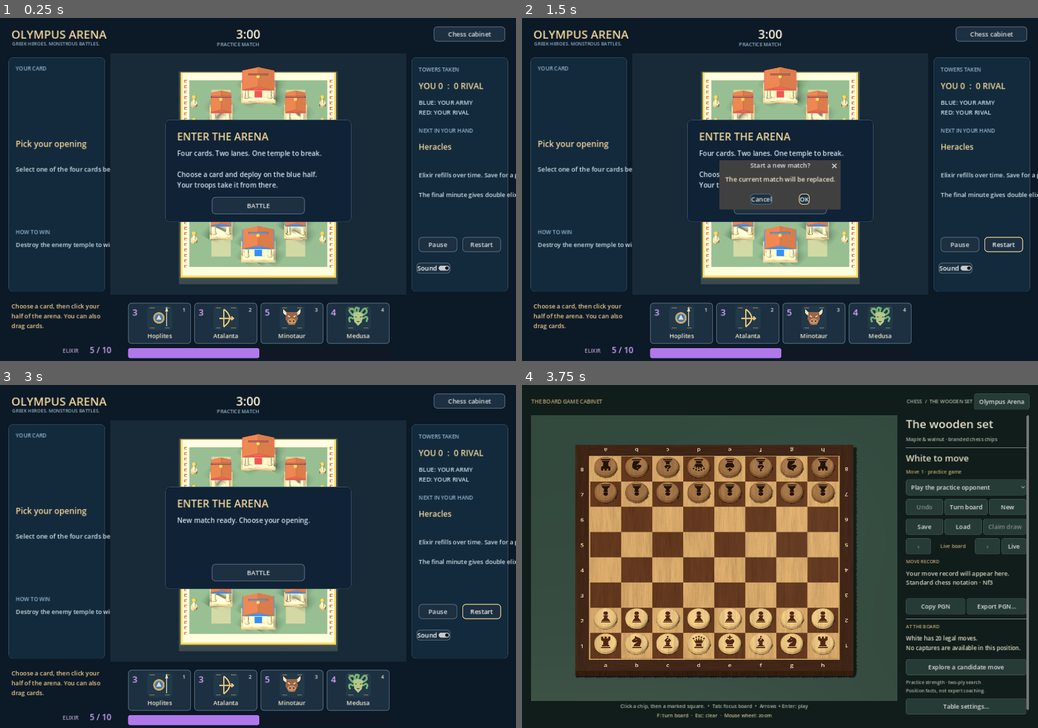
Above: before the commit, frames 1-4 (two rows, left to right).
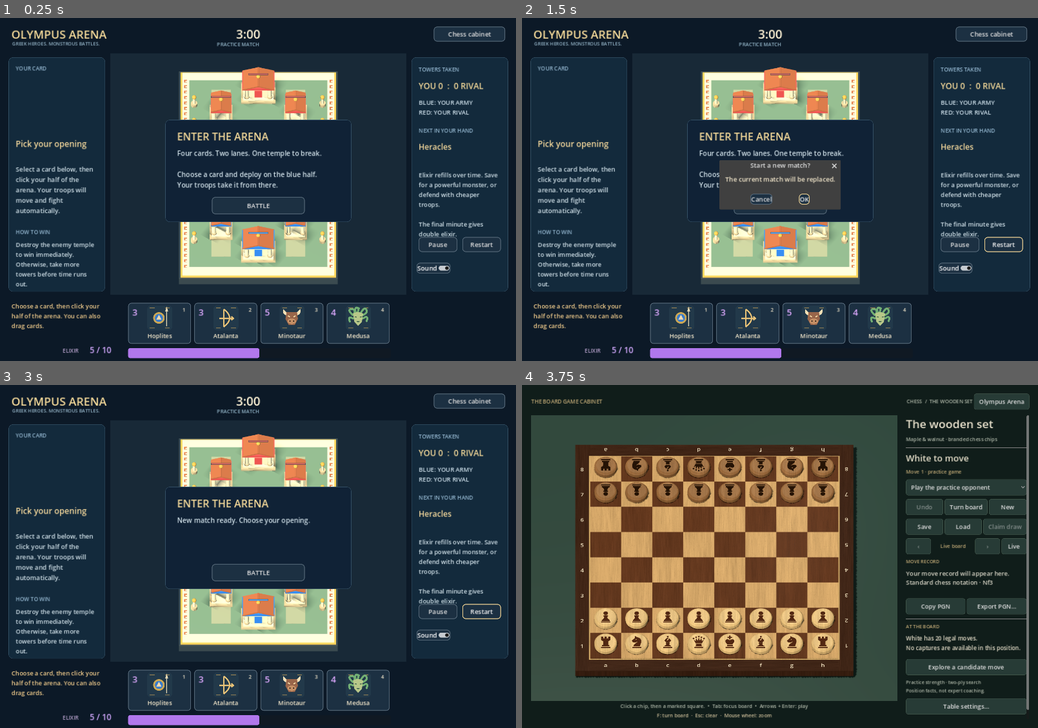
Above: after the commit, the same moments.

Repository: dancockrell/board-game-cabinet
Game: Godot game, scene res://app/olympus_arena.tscn
The game is run twice, just before and just after one commit, with the same random seed, the same clock (stepped at 60 frames per second) and the same inputs.
Inputs:
- Up to frame 1 (0.25 s): no input
- Up to frame 2 (1.5 s): click "Restart" at 0.5 s; click "Restart" at 1.25 s
- Up to frame 3 (3 s): click "Restart" at 2 s; click "OK" at 2.75 s
- Up to frame 4 (3.75 s): click "Chess cabinet" at 3.5 s

The runs differ from the first frame. In frame 1, 1.4% of the frame differs, in the area x 3-100%, y 43-79%; in frame 2, 1.4%; in frame 3, 1.4%; in frame 4, nothing differs.

Commit message:
fix: wrap arena instructions and run combat and presentation checks

Diff:
--- a/app/olympus_arena.gd
+++ b/app/olympus_arena.gd
@@ -80,13 +80,9 @@
 	selection_label=_label("Pick your opening",Vector2(42,336),23,Color("f3d79b"))
 	selection_label.size=Vector2(230,64)
 	selection_label.autowrap_mode=TextServer.AUTOWRAP_WORD_SMART
-	description_label=_label("Select one of the four cards below the arena. Deploy troops on your side; they will cross a bridge and fight automatically.",Vector2(42,410),18,Color("d0e0e8"))
-	description_label.autowrap_mode=TextServer.AUTOWRAP_WORD_SMART
-	description_label.size=Vector2(226,158)
+	description_label=_paragraph("Select one of the four cards below the arena. Deploy troops on your side; they will cross a bridge and fight automatically.",Vector2(42,410),Vector2(226,158),18)
 	_label("HOW TO WIN",Vector2(42,588),15,Color("94b7d0"))
-	var win_help:=_label("Destroy the enemy temple to win immediately. Otherwise, take more towers before time runs out.",Vector2(42,622),17,Color("d0e0e8"))
-	win_help.autowrap_mode=TextServer.AUTOWRAP_WORD_SMART
-	win_help.size=Vector2(226,112)
+	_paragraph("Destroy the enemy temple to win immediately. Otherwise, take more towers before time runs out.",Vector2(42,622),Vector2(226,112),17)
 	surface=SubViewportContainer.new()
 	surface.position=Vector2(306,99)
 	surface.size=Vector2(828,675)
@@ -110,9 +106,7 @@
 	next_label=_label("",Vector2(1168,345),22,Color("f3d79b"))
 	next_label.size=Vector2(228,64)
 	next_label.autowrap_mode=TextServer.AUTOWRAP_WORD_SMART
-	var tip:=_label("Elixir refills over time. Save for a powerful monster, or defend with cheaper troops.\n\nThe final minute gives double elixir.",Vector2(1168,427),17,Color("d0e0e8"))
-	tip.autowrap_mode=TextServer.AUTOWRAP_WORD_SMART
-	tip.size=Vector2(228,160)
+	_paragraph("Elixir refills over time. Save for a powerful monster, or defend with cheaper troops.\n\nThe final minute gives double elixir.",Vector2(1168,427),Vector2(228,160),17)
 	pause_button=_button("Pause",Vector2(1168,613),Vector2(108,42),_toggle_pause)
 	_button("Restart",Vector2(1290,613),Vector2(108,42),_restart_confirm)
 	var mute:=CheckButton.new()
@@ -172,9 +166,7 @@
 	notice_label.autowrap_mode=TextServer.AUTOWRAP_WORD_SMART
 	battle_overlay=_panel(Rect2(460,285,520,286),Color("102236"))
 	overlay_title=_label("ENTER THE ARENA",Vector2(493,310),29,Color("f4d999"))
-	overlay_text=_label("Four cards. Two lanes. One temple to break.\n\nChoose a card and deploy on the blue half.\nYour troops take it from there.",Vector2(493,365),19,Color("d4e4ee"))
-	overlay_text.autowrap_mode=TextServer.AUTOWRAP_WORD_SMART
-	overlay_text.size=Vector2(450,120)
+	overlay_text=_paragraph("Four cards. Two lanes. One temple to break.\n\nChoose a card and deploy on the blue half.\nYour troops take it from there.",Vector2(493,365),Vector2(450,120),19)
 	start_button=_button("BATTLE",Vector2(590,501),Vector2(260,48),_start_or_restart)
 
 func _panel(rect:Rect2,color:Color) -> Panel:
@@ -197,6 +189,18 @@
 	label.position=at
 	label.add_theme_font_size_override("font_size",font_size)
 	label.add_theme_color_override("font_color",color)
+	label.mouse_filter=Control.MOUSE_FILTER_IGNORE
+	add_child(label)
+	return label
+
+func _paragraph(text:String,at:Vector2,dimensions:Vector2,font_size:int) -> Label:
+	var label:=Label.new()
+	label.autowrap_mode=TextServer.AUTOWRAP_WORD_SMART
+	label.position=at
+	label.size=dimensions
+	label.add_theme_font_size_override("font_size",font_size)
+	label.add_theme_color_override("font_color",Color("d0e0e8"))
+	label.text=text
 	label.mouse_filter=Control.MOUSE_FILTER_IGNORE
 	add_child(label)
 	return label
@@ -248,6 +252,10 @@
 		selection_label.text=catalog[kind].name+" · "+str(catalog[kind].cost)
 		description_label.text=catalog[kind].description
 		card_preview.texture=_texture(kind)
+	else:
+		selection_label.text="Choose your next card" if started else "Pick your opening"
+		description_label.text="Select a card below, then click your half of the arena. Your troops will move and fight automatically."
+		card_preview.texture=null
 	notice_label.text=notice
 	if state.phase=="finished":
 		paused=false
Not shown, changed: .github/workflows/validate.yml
Not shown, changed: tools/verify.ps1
